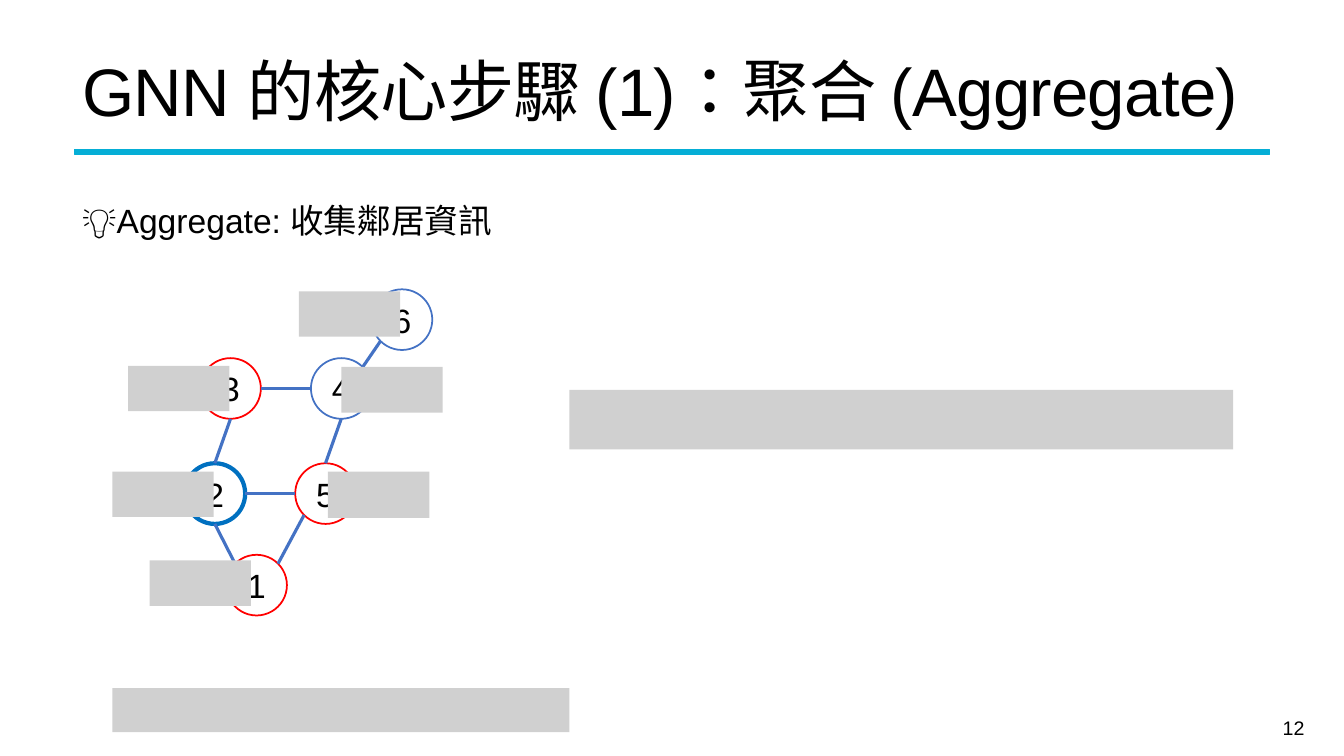
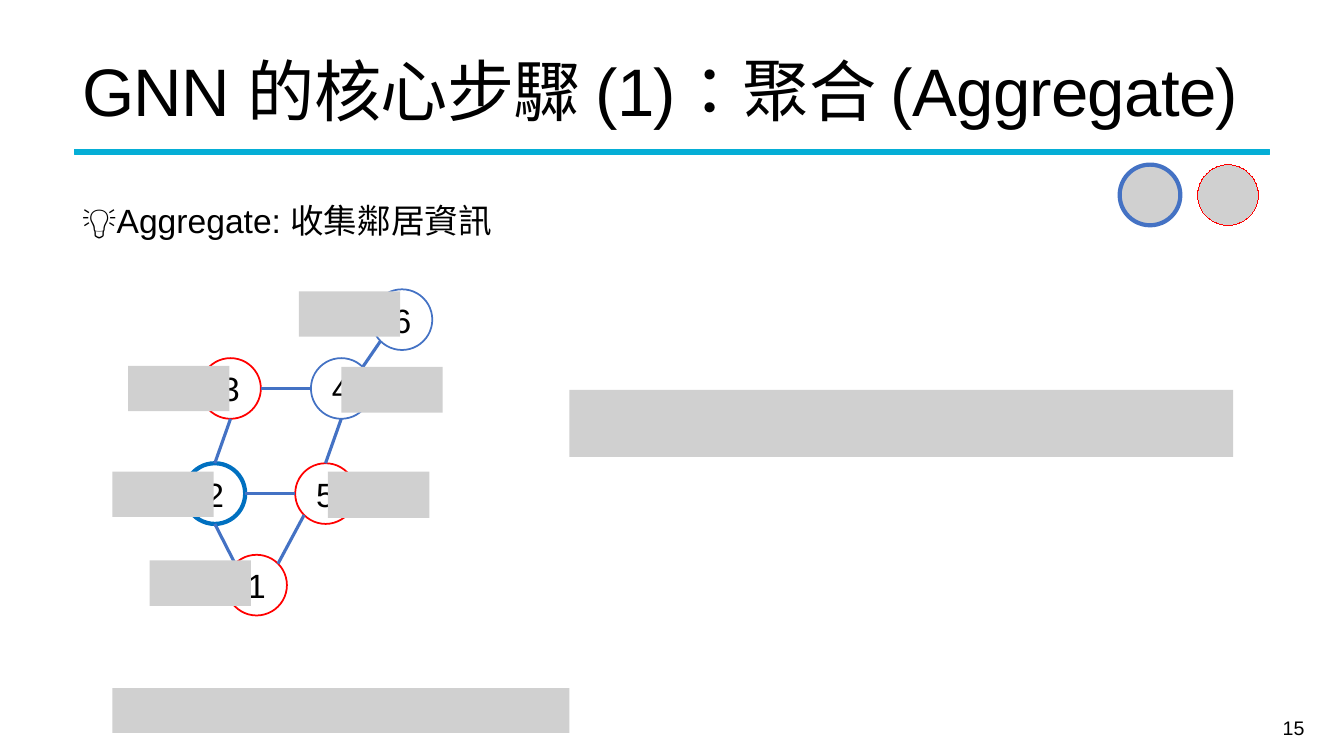
Before and after one commit to mcps5601/CGUDL_2025_fall, a slide deck: slide 15 of slides/w14_gnn_1203.pptx (slide 12 before the commit). Drawn at 1344x756 pixels with LibreOffice and Linux fonts; fonts in the diff are those of the drawing; grey boxes stand for pictures; background and template pictures are left out. Boxes give left, top, right and bottom in pixels: in the first picture for what was removed or moved away, otherwise in the second. Text is boxed around its words. In the diff, an @@ line names an element or a change of style, - is before the commit and + after.

```diff
--- a/slides/w14_gnn_1203.pptx
+++ b/slides/w14_gnn_1203.pptx
@@ picture added at box(1120, 164, 1181, 225) @@
@@ picture added at box(1198, 164, 1258, 225) @@
@@ picture: place and size @@
-picture at box(570, 390, 1234, 450)
+picture at box(570, 390, 1234, 457)
@@ page number at box(1283, 721, 1305, 736): text changed @@
-12
+15
```
Also in this commit, not shown: 14 other slides changed, 4 slides added, 2 other files.
